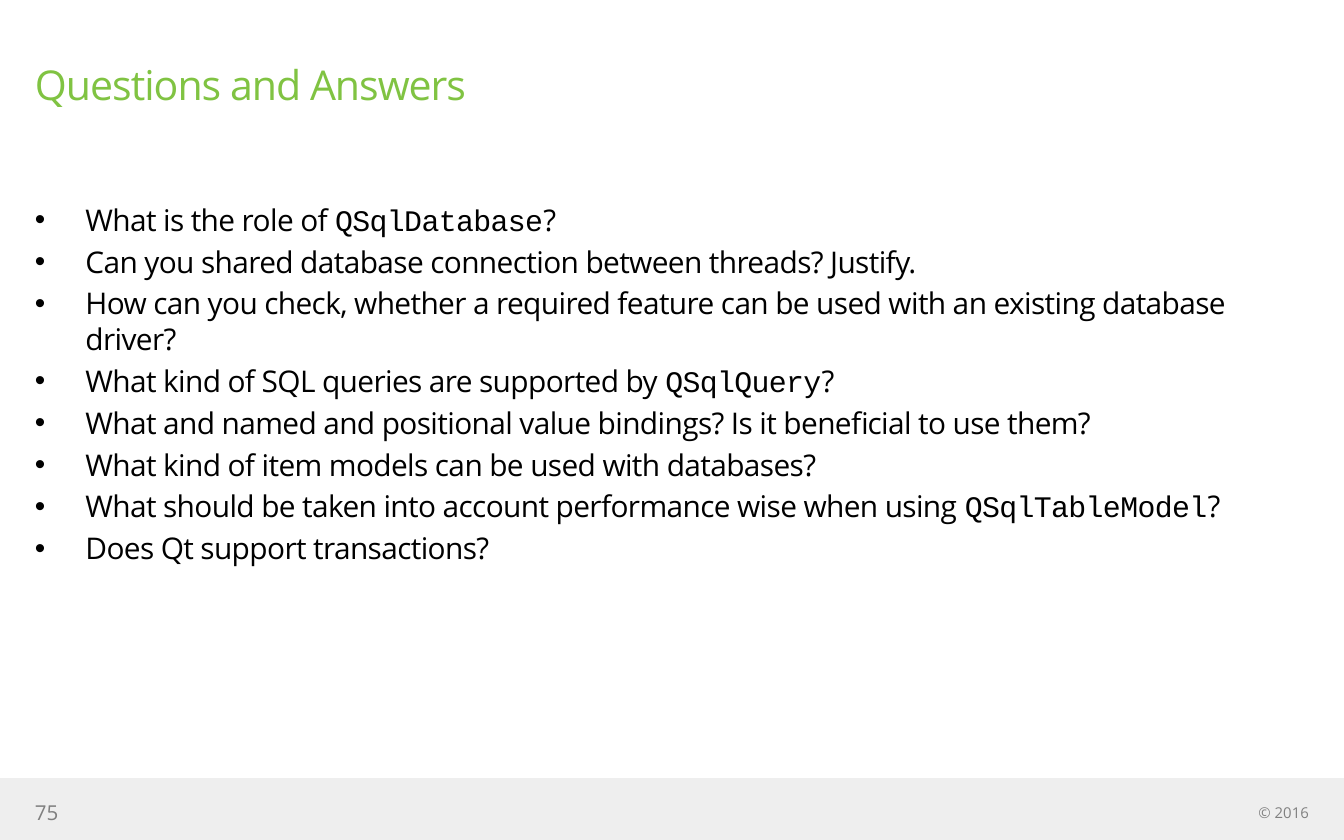
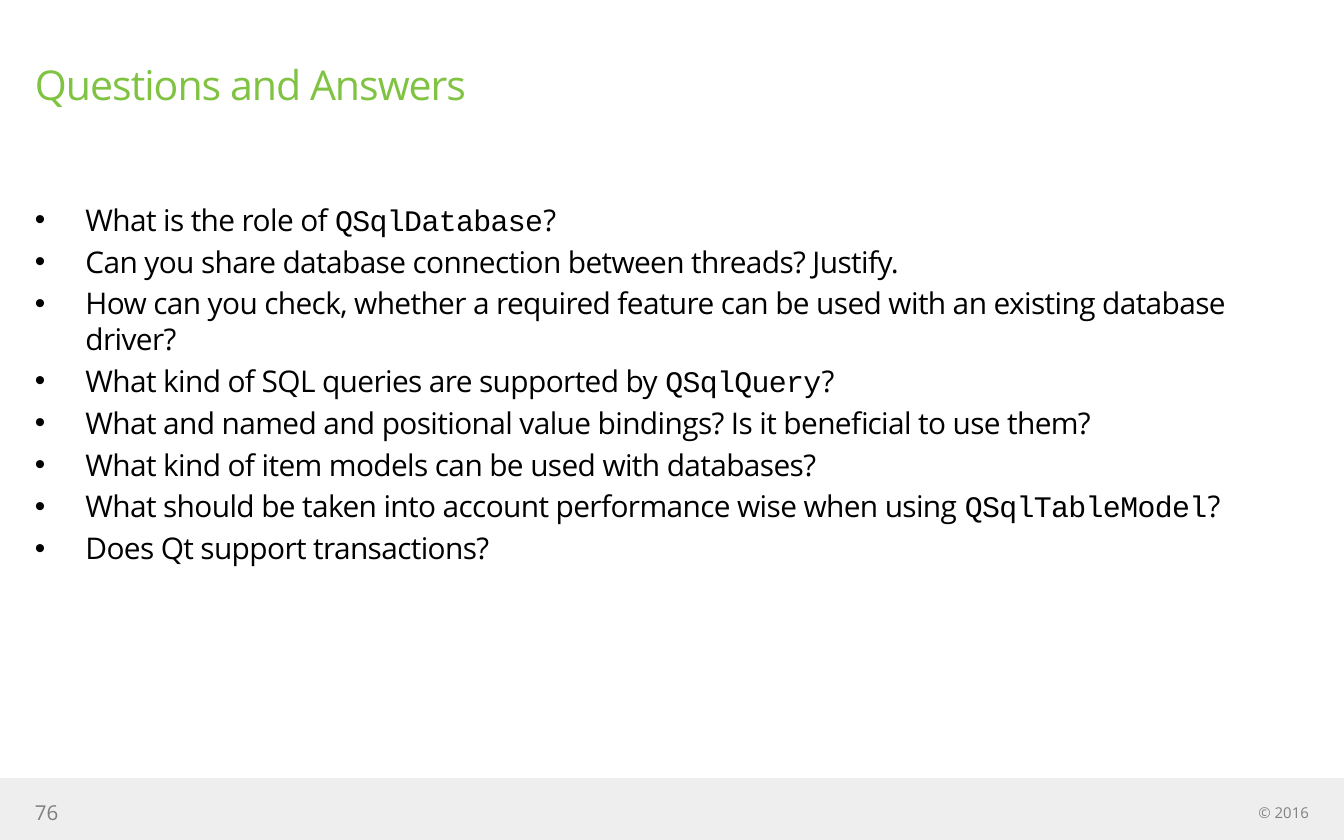
Before and after one commit to jigneshBadrakhiya/training-material, a slide deck: slide 76 of engine/docs/engine edition slideware.pptx (slide 75 before the commit). Drawn at 1344x840 pixels with LibreOffice and Linux fonts; fonts in the diff are those of the drawing. Boxes give left, top, right and bottom in pixels: in the first picture for what was removed or moved away, otherwise in the second. Text is boxed around its words. In the diff, an @@ line names an element or a change of style, - is before the commit and + after.

```diff
--- a/engine/docs/engine edition slideware.pptx
+++ b/engine/docs/engine edition slideware.pptx
@@ text at [85, 250, 898, 280]: text changed @@
-• Can you shared database connection between threads? Justify.
+• Can you share database connection between threads? Justify.
@@ page number at [35, 805, 58, 820]: text changed @@
-75
+76
```
Also in this commit, not shown: 11 other slides changed, 26 slides added.
